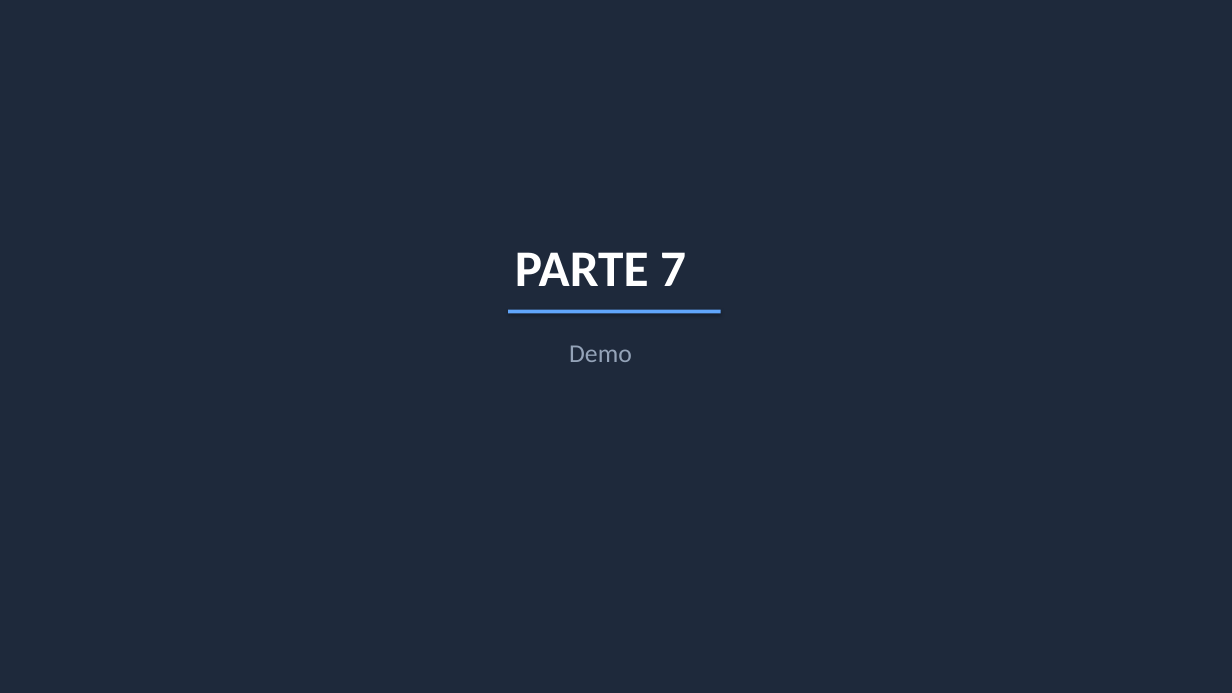
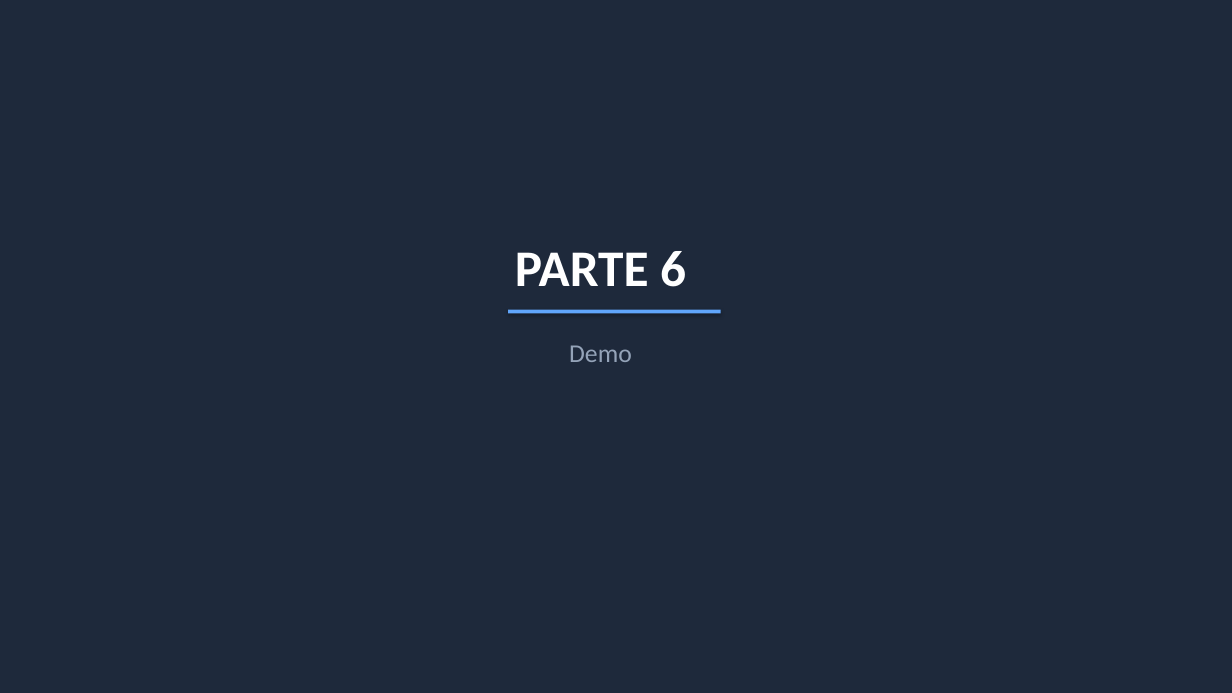
Before and after one commit to ASisroEndava/MultiAgentLab, a slide deck: slide 22 of documentation/Presentacion_MultiAgentLab_Javier_Ariel.pptx (slide 24 before the commit). Drawn at 1232x693 pixels with LibreOffice and Linux fonts; fonts in the diff are those of the drawing. Boxes give left, top, right and bottom in pixels: in the first picture for what was removed or moved away, otherwise in the second. Text is boxed around its words. In the diff, an @@ line names an element or a change of style, - is before the commit and + after.

```diff
--- a/documentation/Presentacion_MultiAgentLab_Javier_Ariel.pptx
+++ b/documentation/Presentacion_MultiAgentLab_Javier_Ariel.pptx
@@ text at (515,251,686,287): text changed @@
-PARTE 7
+PARTE 6
```
Also in this commit, not shown: 1 other slide changed, 2 slides removed, 4 other files.
